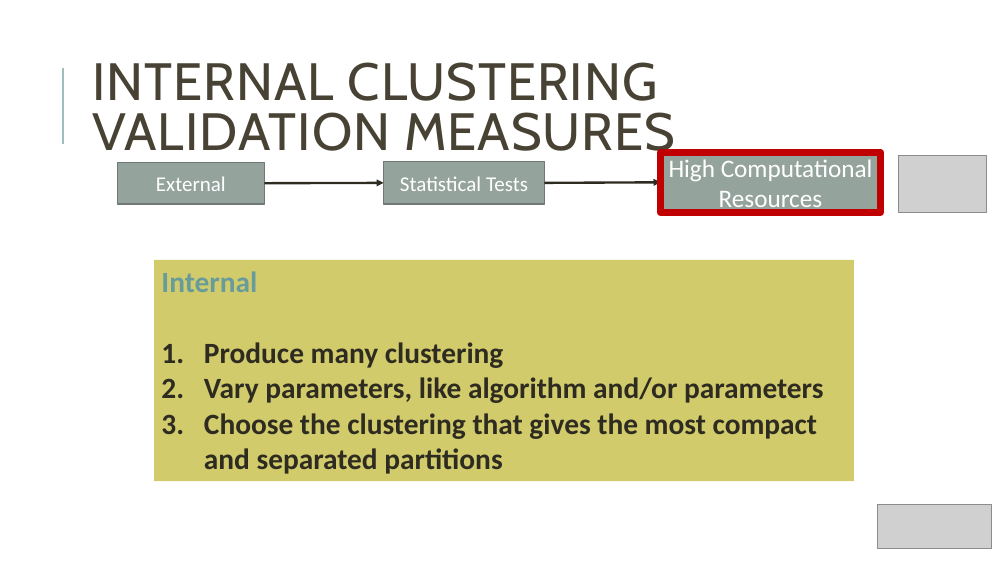
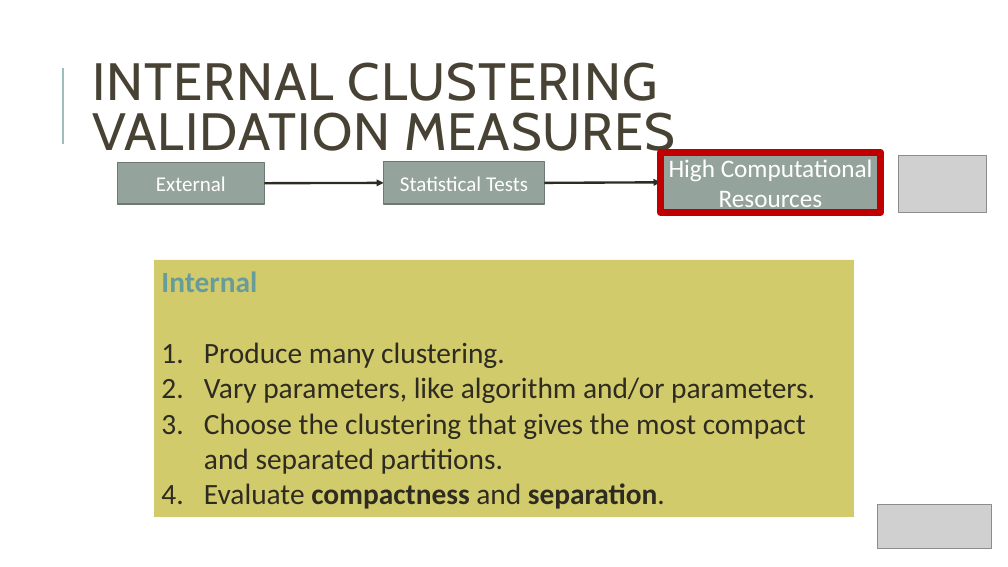
Before and after one commit to Nuno09/MscThesis, a slide deck: slide 14 of Dissertacao/apresentação_tese.pptx. Drawn at 1008x567 pixels with LibreOffice and Linux fonts; fonts in the diff are those of the drawing; grey boxes stand for pictures. Boxes give left, top, right and bottom in pixels: in the first picture for what was removed or moved away, otherwise in the second. Text is boxed around its words. In the diff, an @@ line names an element or a change of style, - is before the commit and + after.

Commit message:
update on presentation

```diff
--- a/Dissertacao/apresentação_tese.pptx
+++ b/Dissertacao/apresentação_tese.pptx
@@ rectangle "Internal": place and size @@
-rectangle "Internal" at (154,260,854,482)
+rectangle "Internal" at (154,260,854,517)
@@ text in rectangle at (204,342,815,509): text changed; bold off @@
-1. Produce many clustering
-2. Vary parameters, like algorithm and/or parameters
-3. Choose the clustering that gives the most compact and separated partitions
+1. Produce many clustering.
+2. Vary parameters, like algorithm and/or parameters.
+3. Choose the clustering that gives the most compact and separated partitions.
+4. Evaluate compactness and separation.
```
Also in this commit, not shown: 6 other slides changed, 9 slides added, 4 slides removed.
